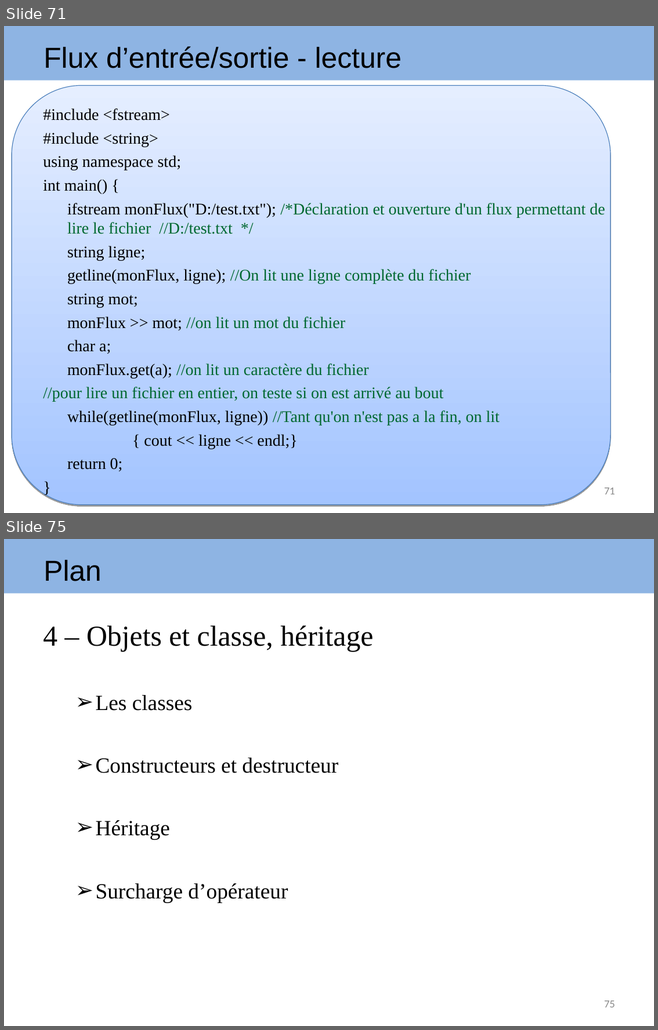
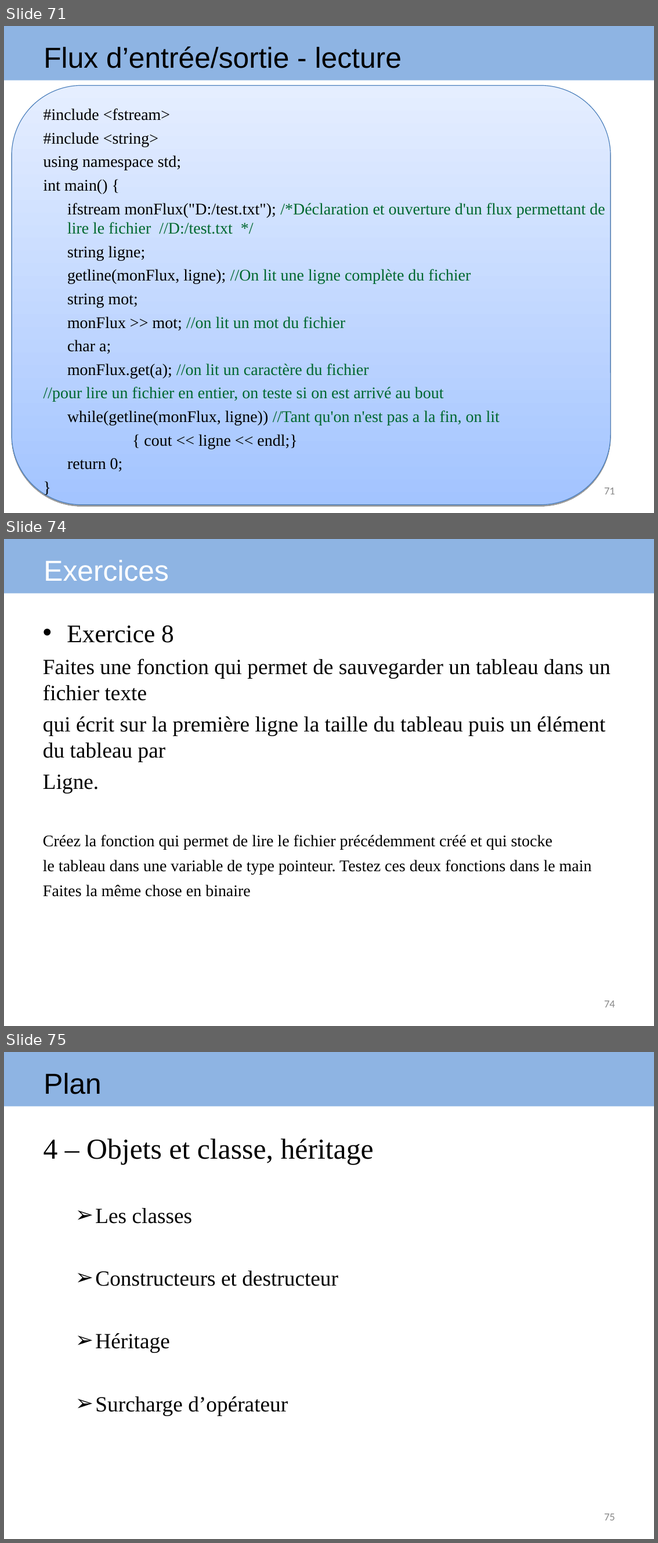
Before and after one commit to arnaudbirk/Formation-CPlusPlus, a slide deck: cours/Formation EVAFI C++.ppt. Shown one above the other, each under a label of ours: slides 71 and 75 before the commit, slides 71, 74 and 75 after it; the slides between them are not shown. The pictures are 658x1030 and 658x1543 pixels, drawn with LibreOffice and Linux fonts; fonts in the diff are those of the drawing. Boxes give left, top, right and bottom in pixels: in the first picture for what was removed or moved away, otherwise in the second. Text is boxed around its words. In the diff, an @@ line names an element or a change of style, - is before the commit and + after.

Commit message:
Ajout Exercice 9

```diff
--- a/cours/Formation EVAFI C++.ppt
+++ b/cours/Formation EVAFI C++.ppt
@@ slide 74 added at bbox=[4, 539, 654, 1026], background #FFFFFF; not listed: 1 template element that a slide beside it also shows @@
@@ text added at bbox=[43, 560, 169, 581], 32 pt, text #FFFFFF @@
+Exercices
@@ text added at bbox=[43, 625, 610, 897], 18 pt, text #000000 @@
+• Exercice 8
+Faites une fonction qui permet de sauvegarder un tableau dans un fichier texte
+qui écrit sur la première ligne la taille du tableau puis un élément du tableau par
+Ligne.
+Créez la fonction qui permet de lire le fichier précédemment créé et qui stocke
+le tableau dans une variable de type pointeur. Testez ces deux fonctions dans le main
+Faites la même chose en binaire
@@ page number added at bbox=[604, 1001, 615, 1008], 12 pt, text #898989 @@
+74
```
Also in this commit, not shown: 46 slides changed, 1 slide removed, 6 other files.
